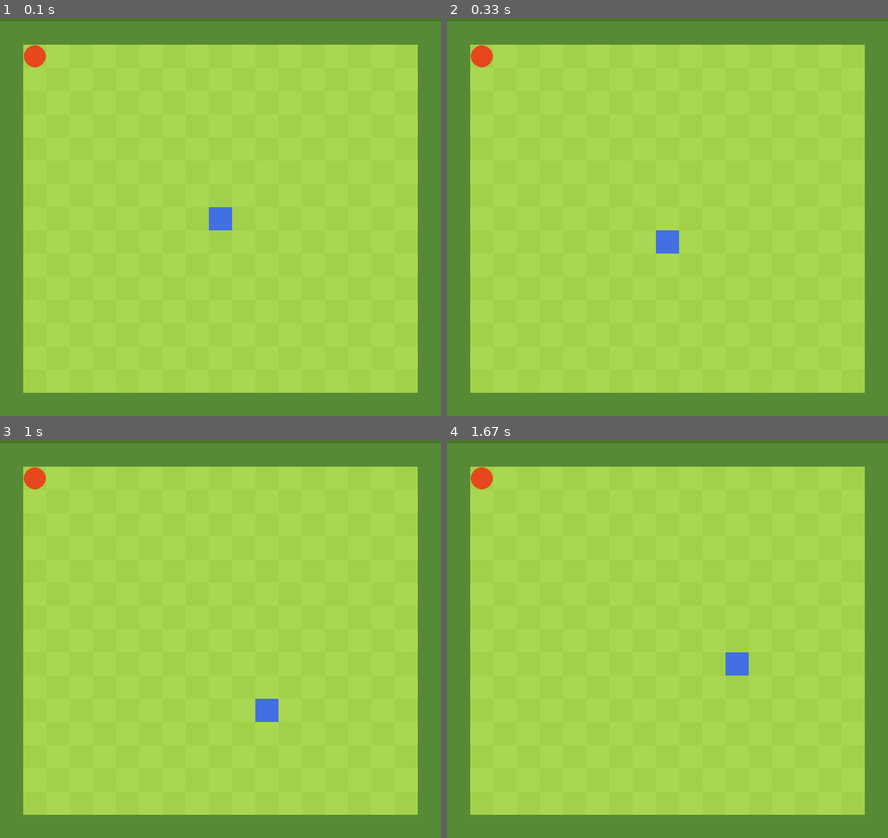
Above: before the commit, frames 1-4 (two rows, left to right).
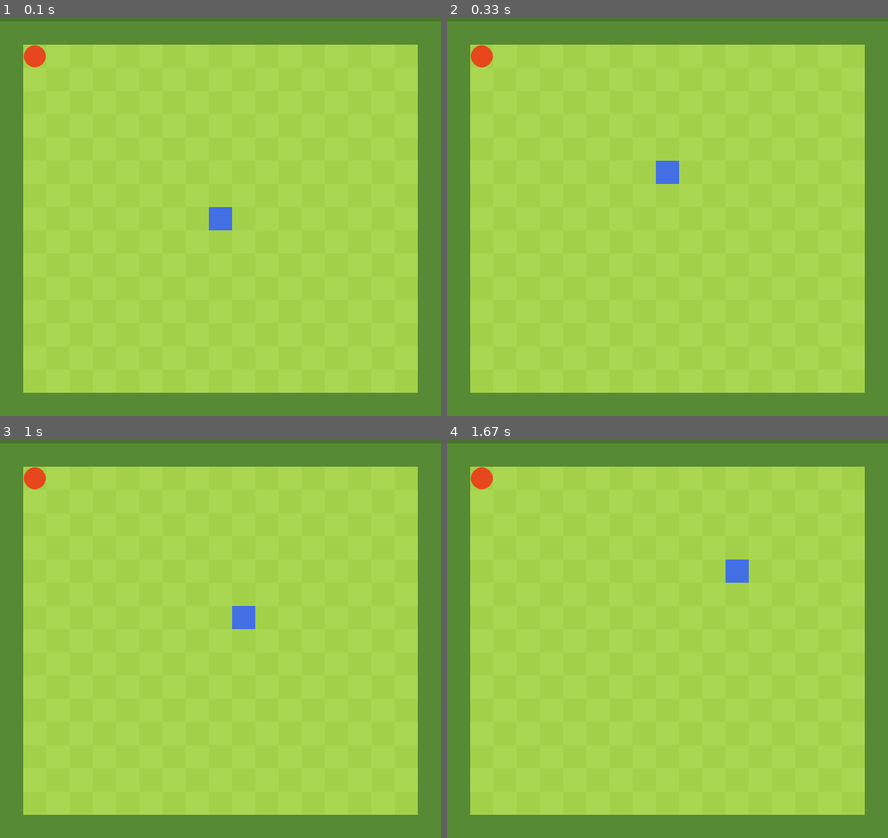
Above: after the commit, the same moments.

Repository: IEatSpaceRocks/snake
Game: pygame game, started from snake-pygame.py
Same seed, same stepped clock (60 frames per second), same inputs: the game is played once before the commit and once after it.
Inputs:
- Up to frame 1 (0.1 s): no input
- Up to frame 2 (0.33 s): no input
- Up to frame 3 (1 s): tap S at 0.33 s; hold Right from 0.67 s (still down)
- Up to frame 4 (1.67 s): release Right at 1.13 s; hold Up 1.17-1.47 s; hold Right from 1.5 s (still down)

Frame 1 is identical in both runs. In frame 2, 0.6% of the frame differs, in the area x 47-53%, y 35-60%; in frame 3, 0.6%; in frame 4, 0.6%.

Commit message:
v0.3
The movement is smoother now, as I store the last 2 user inputs. I need to clear up the code and add documentation, and move onto the apple generation and eating.

Diff:
--- a/snake-pygame.py
+++ b/snake-pygame.py
@@ -18,7 +18,7 @@
 apple = [1, 1]
 snake = [[9, 8]]
 count = 0
-facing = "down"
+facing = ["up"]
 
 # Initialize Pygame and set up the screen
 pygame.init()
@@ -43,6 +43,17 @@
     for part in snake:
         pygame.draw.rect(screen, colours.get("BLUE"), (part[0] * 40, 120 + part[1] * 40, 40, 40))
 
+def move(direction):
+    if direction == "left":
+        snake[0][0] -= 1
+    elif direction == "right":
+        snake[0][0] += 1
+    elif direction == "up":
+        snake[0][1] -= 1
+    elif direction == "down":
+        snake[0][1] += 1
+
+
 # MAIN LOOP
 
 while running:
@@ -55,27 +66,29 @@
             if event.key == pygame.K_ESCAPE:
                 running = False
             elif event.key == pygame.K_a or event.key == pygame.K_LEFT:
-                facing = "left"
+                if facing[0] != "left" and len(facing) == 1:
+                    facing.append("left")
             elif event.key == pygame.K_d or event.key == pygame.K_RIGHT:
-                facing = "right"
+                if facing[0] != "right" and len(facing) == 1:
+                    facing.append("right")
             elif event.key == pygame.K_w or event.key == pygame.K_UP:
-                facing = "up"
+                if facing[0] != "up" and len(facing) == 1:
+                    facing.append("up")
             elif event.key == pygame.K_s or event.key == pygame.K_DOWN:
-                facing = "down"
+                if facing[0] != "down" and len(facing) == 1:
+                    facing.append("down")
 
 
 
     count += 1
 
-    if count % 12 == 0:
-        if facing == "left":
-            snake[0][0] -= 1
-        elif facing == "right":
-            snake[0][0] += 1
-        elif facing == "up":
-            snake[0][1] -= 1
-        elif facing == "down":
-            snake[0][1] += 1
+    if count % 10 == 0:
+        print(facing)
+        if len(facing) == 2:
+            move(facing[0])
+            facing.pop(0)
+        else:
+            move(facing[0])
 
     # Add board to the screen
     screen.blit(board, (0, 0))
